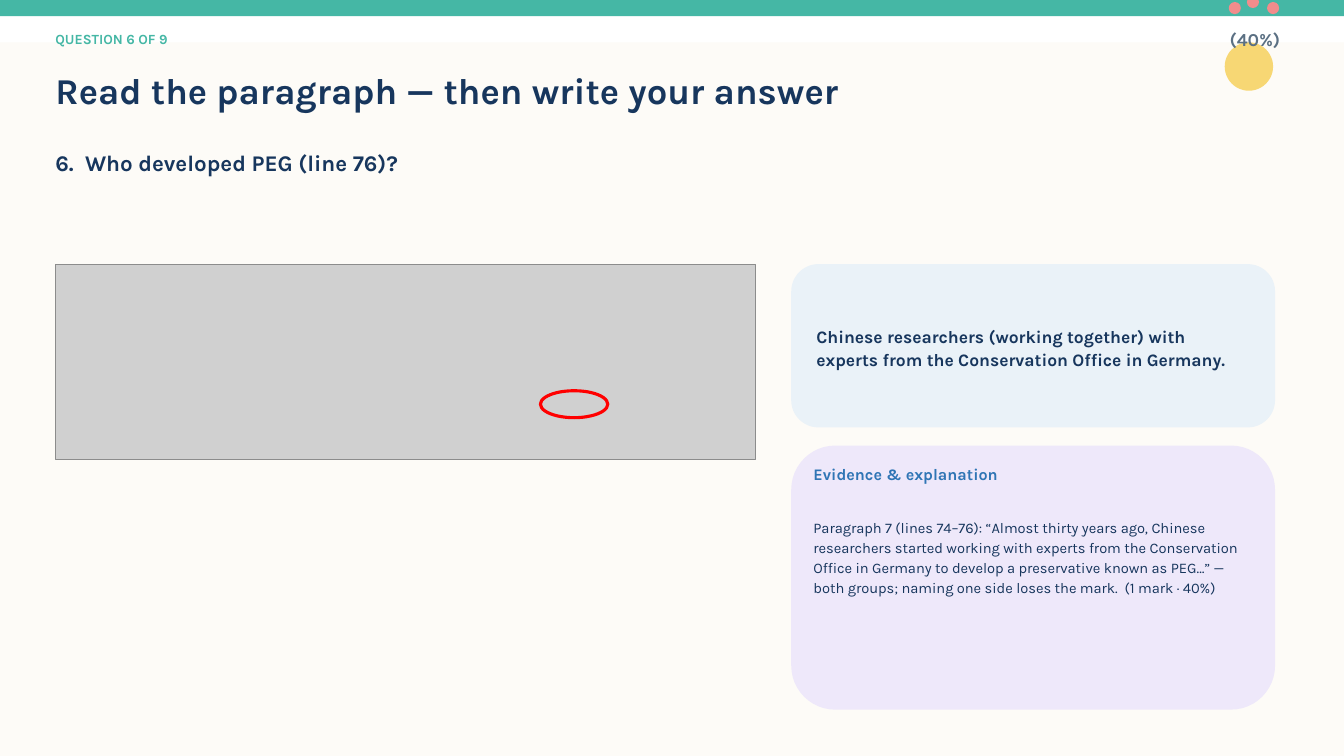
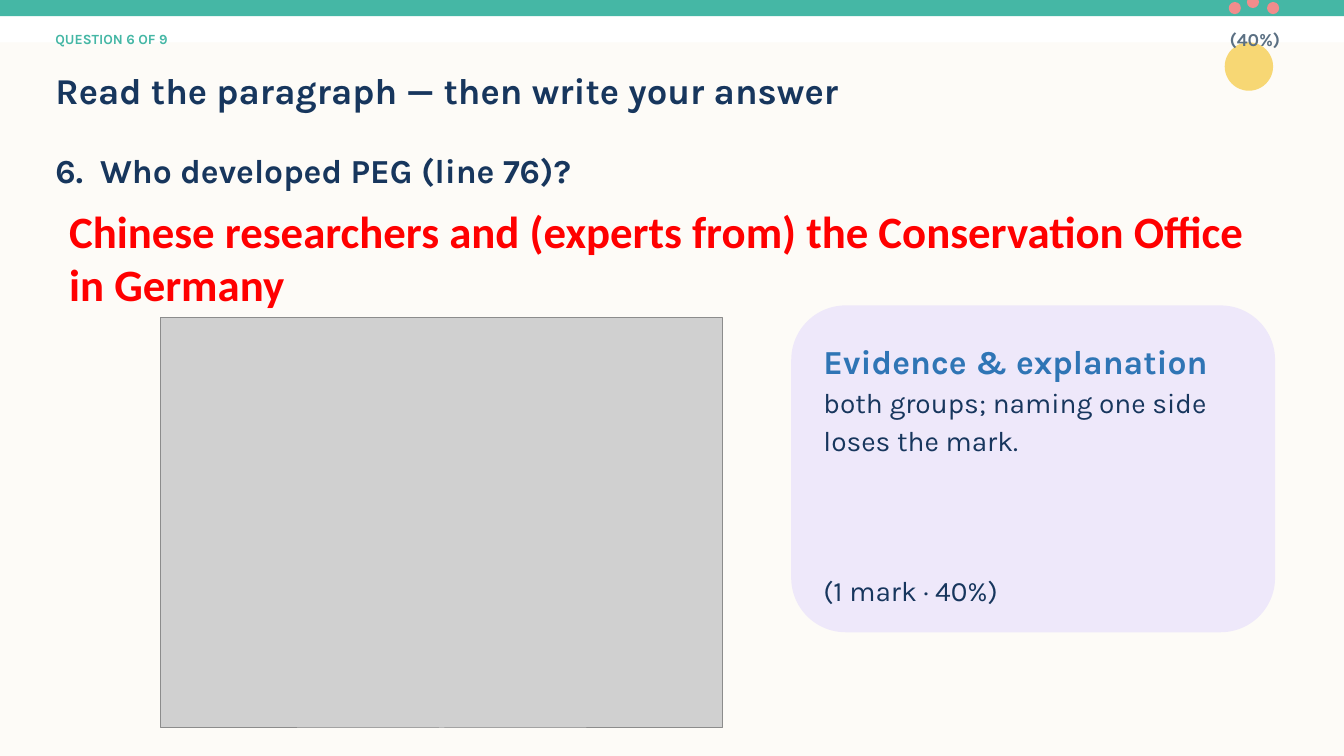
Before and after one commit to flyingbee2026/f6-sp-lesson4, a slide deck: slide 11 of F6_SP_Lesson_4_2013_Part_A_Open-Ended_PPT.pptx. Drawn at 1344x756 pixels with LibreOffice and Linux fonts; fonts in the diff are those of the drawing; grey boxes stand for pictures. Boxes give left, top, right and bottom in pixels: in the first picture for what was removed or moved away, otherwise in the second. Text is boxed around its words. In the diff, an @@ line names an element or a change of style, - is before the commit and + after.

Commit message:
Helen's finalized L4 deck: exp-card first (blinds), floating red answers (fade), trimmed evidence, taller Q6/Q8 crops

```diff
--- a/F6_SP_Lesson_4_2013_Part_A_Open-Ended_PPT.pptx
+++ b/F6_SP_Lesson_4_2013_Part_A_Open-Ended_PPT.pptx
@@ text "6. Who developed PEG (line ..." at [55,158,571,191]: size 16 to 24 pt @@
@@ text "Chinese researchers and (experts from) ..." at [69,215,1243,308]: vertical alignment middle to top @@
@@ text at [69,215,1243,308]: text changed; size 12.5 to 32 pt; font Karla to Calibri; text colour #17365D to #FF0000 @@
-Chinese researchers (working together) with experts from the Conservation Office in Germany.
+Chinese researchers and (experts from) the Conservation Office in Germany
@@ picture removed at [55,264,756,460] @@
@@ rounded rectangle removed at [791,264,1275,427] @@
@@ picture added at [161,318,723,728] @@
@@ rounded rectangle: place and size @@
-rounded rectangle at [791,446,1275,710]
+rounded rectangle at [791,306,1275,632]
@@ text at [823,350,1208,382]: size 11.5 to 24 pt in "Evidence & explanation" @@
@@ text "Evidence & explanation": place and size @@
-text "Evidence & explanation" at [813,468,1238,597]
+text "Evidence & explanation" at [823,350,1208,604]
@@ ellipse removed at [540,391,608,418] @@
@@ text at [823,393,1206,604]: text changed; size 10.5 to 20 pt @@
-Paragraph 7 (lines 74–76): “Almost thirty years ago, Chinese researchers started working with experts from the Conservation Office in Germany to develop a preservative known as PEG…” — both groups; naming one side loses the mark. (1 mark · 40%)
+both groups; naming one side loses the mark.
+(1 mark · 40%)
```
Also in this commit, not shown: 12 other slides changed, 1 other file.
